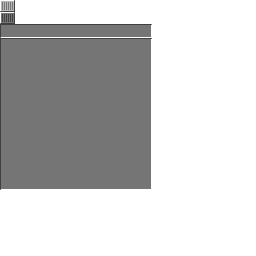
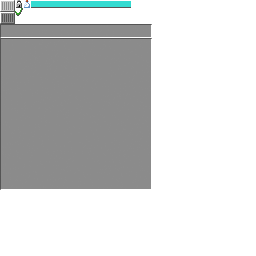
The second w=256, h=256 image is a revision of the first. Changes to its layers:
added layer "researchProgress" above "ResearchBottle" over (x1=31, y1=1, x2=131, y2=8)
added layer "ResearchBottle" above "check" over (x1=24, y1=0, x2=30, y2=8)
added layer "check" above "Lock" over (x1=15, y1=8, x2=23, y2=16)
added layer "Lock" above "research scroll region" over (x1=16, y1=0, x2=22, y2=8)
painted on "research scroll region" over (x1=0, y1=38, x2=152, y2=190)
painted on "Scroll trench" over (x1=0, y1=24, x2=152, y2=38)
painted on "scroll indicators" over (x1=0, y1=0, x2=15, y2=24)
